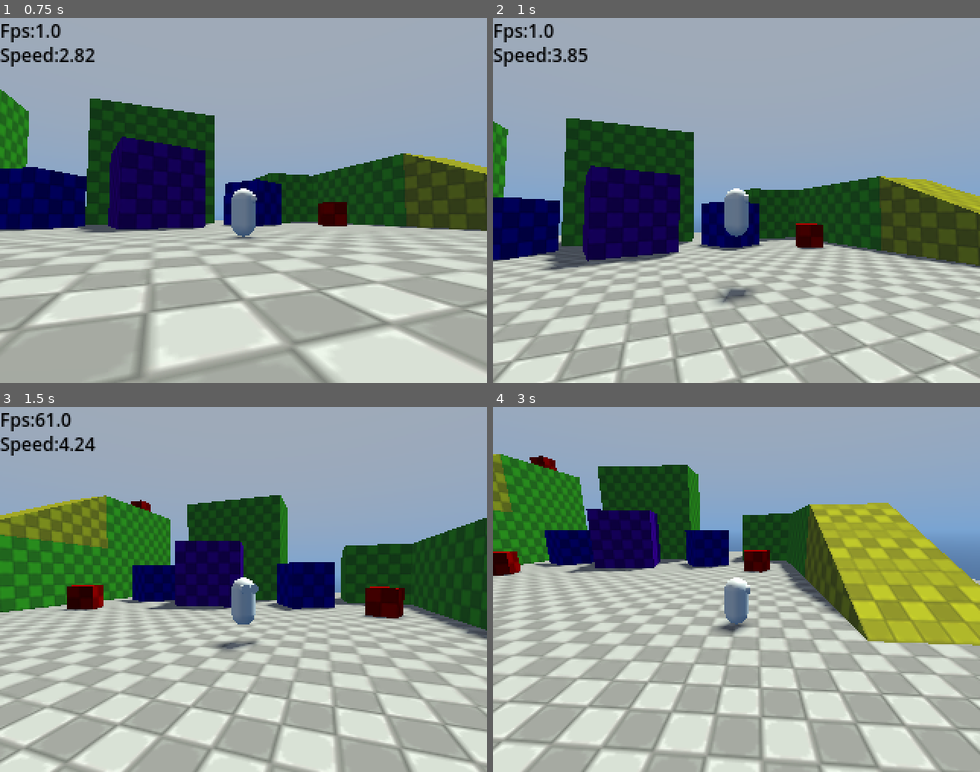
Above: before the commit, frames 1-4 (two rows, left to right).
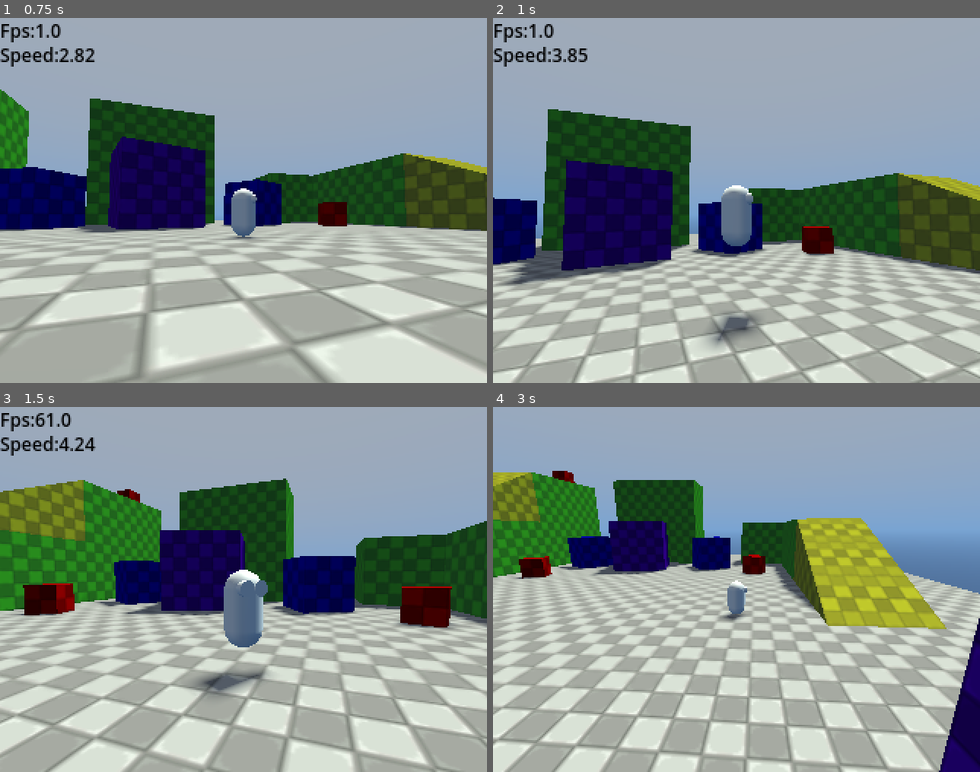
Above: after the commit, the same moments.

Repository: McInteractive23/Shard-Seaker
Game: Godot game, scene res://Levels/Dev Maps/Dev Playground/player_movement.tscn
Same seed, same stepped clock (60 frames per second), same inputs: the game is played once before the commit and once after it.
Inputs (mouse positions are in pixels of both pictures, inside the frame that each line leads up to):
- Up to frame 1 (0.75 s): tap Enter at 0.5 s; move the mouse to (350, 182) at 0.52 s; hold D (Right) from 0.53 s (still down); hold 2 (Mouse Toggle, bound only after the commit) from 0.53 s (still down); click (350, 182) at 0.67 s
- Up to frame 2 (1 s): keep holding D (Right); keep holding 2 (Mouse Toggle, bound only after the commit); tap Space (Jump) at 0.77 s; tap Mouse wheel up (Zoom In, bound only after the commit) at 0.8 s
- Up to frame 3 (1.5 s): move the mouse to (146, 607) at 1.27 s; release D (Right) at 1.28 s; release 2 (Mouse Toggle, bound only after the commit) at 1.28 s; hold S (Backward) from 1.28 s (still down); tap Mouse wheel up (Zoom In, bound only after the commit) at 1.35 s; click (146, 607) at 1.42 s
- Up to frame 4 (3 s): tap Space (Jump) at 1.52 s; tap Mouse wheel down (Zoom Out, bound only after the commit) at 1.55, 2.1 s; move the mouse to (785, 509) at 2.02 s; release S (Backward) at 2.03 s; hold D (Right) 2.03-2.78 s; hold 2 (Mouse Toggle, bound only after the commit) 2.03-2.78 s; click (785, 509) at 2.17 s; move the mouse to (712, 662) at 2.77 s; hold W (Forward) from 2.78 s (still down); tap 1 (Hud Toggle) at 2.85 s; click (712, 662) at 2.92 s

Frame 1 is identical in both runs. In frame 2, 32% of the frame differs, in the area x 0-100%, y 25-100%; in frame 3, 34%; in frame 4, 41%, in the area x 0-100%, y 12-100%.

Commit message:
Smooth Camera Zoom

Diff:
--- a/Player/Functions/camera_controler.gd
+++ b/Player/Functions/camera_controler.gd
@@ -3,17 +3,55 @@
 @export var Mouse_Sensitivity : float = 0.005
 @export var Invert_Horizontal_Camera : bool = false
 @export var Invert_Vertical_Camera : bool = false
+@onready var SpringArm: SpringArm3D = $"."
 
-#func _process(_delta: float) -> void:
-#	Input.set_mouse_mode(Input.MOUSE_MODE_CAPTURED)
+var Mouse_Toggle: bool = true
+
+const MIN_LENGTH: float = 3.0
+const MAX_LENGTH: float = 7.0
+const STEP_LENGTH: float = 2.0
+
+var lerp_speed: float = 5.0
+var target_length: float = 5.0   # stored between frames
 
 func _input(event: InputEvent) -> void:
-
 	if Input.is_action_just_pressed("Exit"):
 		get_tree().quit()
 
 	if event is InputEventMouseMotion:
 		rotate_from_vector(event.relative * Mouse_Sensitivity)
+
+func _process(delta: float) -> void:
+	if Input.is_action_pressed("Mouse Toggle"):
+		Mouse_Toggle = not Mouse_Toggle
+	if Mouse_Toggle == false:
+		Input.set_mouse_mode(Input.MOUSE_MODE_VISIBLE)
+	else:
+		Input.set_mouse_mode(Input.MOUSE_MODE_CAPTURED)
+
+
+
+	Camera_Range(delta)
+
+func Camera_Range(delta: float) -> void:
+
+	# Smoothly interpolate toward target
+	SpringArm.spring_length = lerp(SpringArm.spring_length, target_length, delta * lerp_speed)
+
+	# Handle zoom input
+	if Input.is_action_just_pressed("Zoom In"):
+		if target_length <= MIN_LENGTH:
+			pass
+			#print("Already at minimum zoom!")
+		else:
+			target_length = clamp(target_length - STEP_LENGTH, MIN_LENGTH, MAX_LENGTH)
+
+	elif Input.is_action_just_pressed("Zoom Out"):
+		if target_length >= MAX_LENGTH:
+			pass
+			#print("Already at maximum zoom!")
+		else:
+			target_length = clamp(target_length + STEP_LENGTH, MIN_LENGTH, MAX_LENGTH)
 
 func rotate_from_vector(v: Vector2) -> void:
 	if v.length() == 0:
--- a/project.godot
+++ b/project.godot
@@ -30,6 +30,8 @@
 
 [editor]
 
+movie_writer/mjpeg_quality=1.0
+movie_writer/movie_file="C:/Users/sdmes/Videos/Godot Capture/Test.avi"
 version_control/autoload_on_startup=true
 
 [editor_plugins]
@@ -79,6 +81,23 @@
 , Object(InputEventKey,"resource_local_to_scene":false,"resource_name":"","device":-1,"window_id":0,"alt_pressed":false …(186 unchanged characters)…
 ]
 }
+"Zoom Out"={
+"deadzone": 0.2,
+"events": [Object(InputEventMouseButton,"resource_local_to_scene":false,"resource_name":"","device":-1,"window_id":0,"alt_pressed":false,"shift_pressed":false,"ctrl_pressed":false,"meta_pressed":false,"button_mask":16,"position":Vector2(107, 8),"global_position":Vector2(116, 56),"factor":1.0,"button_index":5,"canceled":false,"pressed":true,"double_click":false,"script":null)
+, Object(InputEventKey,"resource_local_to_scene":false,"resource_name":"","device":-1,"window_id":0,"alt_pressed":false,"shift_pressed":false,"ctrl_pressed":false,"meta_pressed":false,"pressed":false,"keycode":0,"physical_keycode":61,"key_label":0,"unicode":61,"location":0,"echo":false,"script":null)
+]
+}
+"Zoom In"={
+"deadzone": 0.2,
+"events": [Object(InputEventMouseButton,"resource_local_to_scene":false,"resource_name":"","device":-1,"window_id":0,"alt_pressed":false,"shift_pressed":false,"ctrl_pressed":false,"meta_pressed":false,"button_mask":8,"position":Vector2(173, 30),"global_position":Vector2(182, 78),"factor":1.0,"button_index":4,"canceled":false,"pressed":true,"double_click":false,"script":null)
+, Object(InputEventKey,"resource_local_to_scene":false,"resource_name":"","device":-1,"window_id":0,"alt_pressed":false,"shift_pressed":false,"ctrl_pressed":false,"meta_pressed":false,"pressed":false,"keycode":0,"physical_keycode":45,"key_label":0,"unicode":45,"location":0,"echo":false,"script":null)
+]
+}
+"Mouse Toggle"={
+"deadzone": 0.2,
+"events": [Object(InputEventKey,"resource_local_to_scene":false,"resource_name":"","device":-1,"window_id":0,"alt_pressed":false,"shift_pressed":false,"ctrl_pressed":false,"meta_pressed":false,"pressed":false,"keycode":0,"physical_keycode":50,"key_label":0,"unicode":50,"location":0,"echo":false,"script":null)
+]
+}
 
 [rendering]
 
